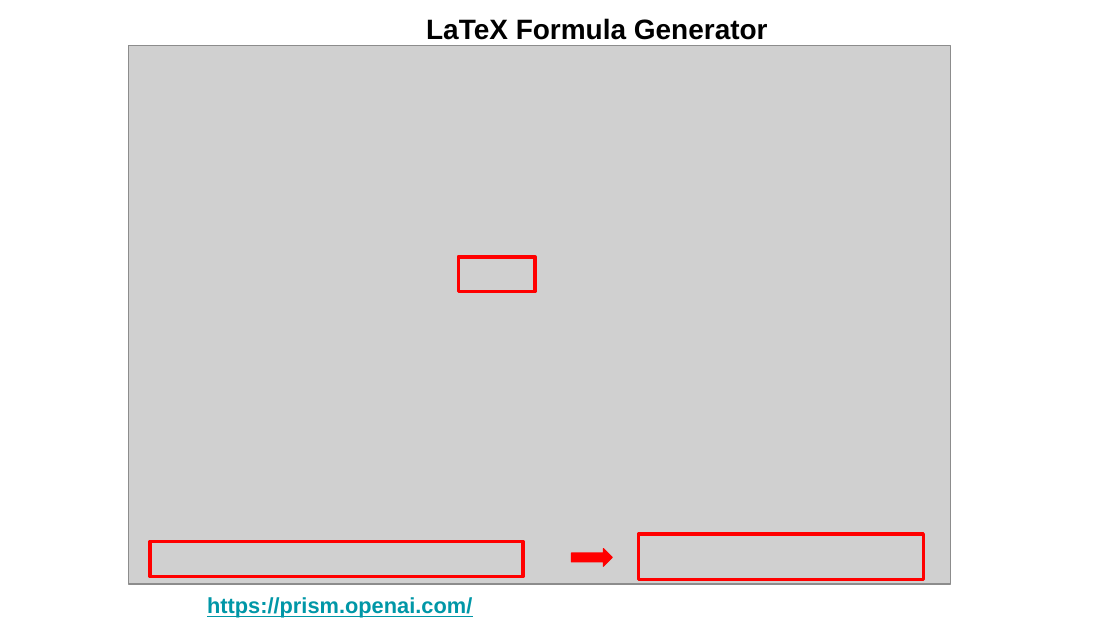
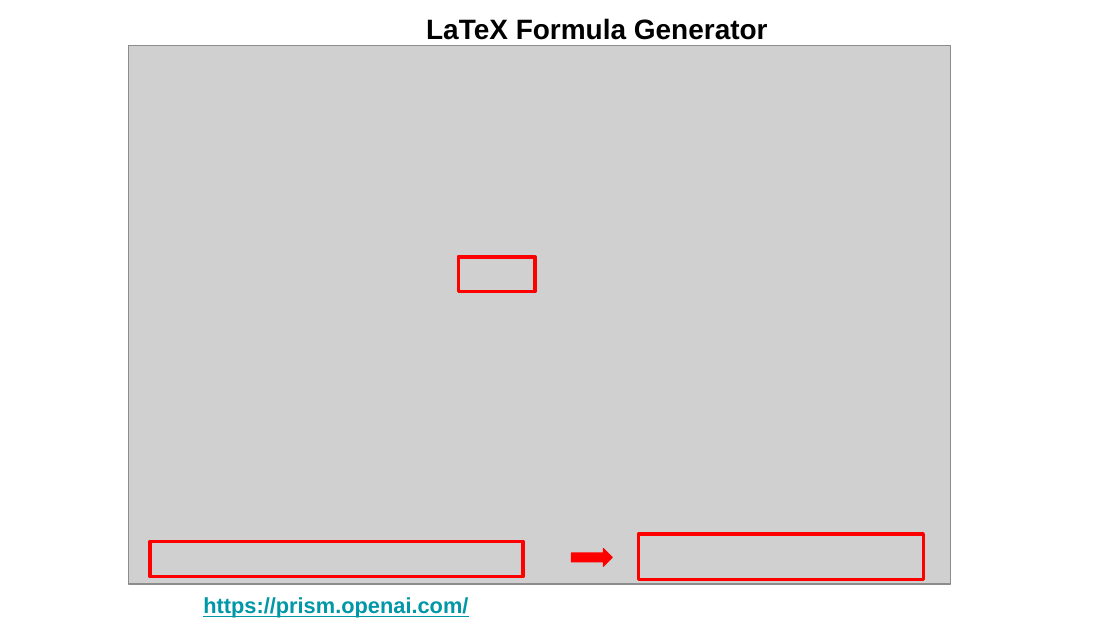
Before and after one commit to ducspe/learning-and-accessibility-tools, a slide deck: slide 2 of ExtraMaterial/LearningAndAccessibilityTools_Presentation.pptx. Drawn at 1120x630 pixels with LibreOffice and Linux fonts; fonts in the diff are those of the drawing; grey boxes stand for pictures. Boxes give left, top, right and bottom in pixels: in the first picture for what was removed or moved away, otherwise in the second. Text is boxed around its words. In the diff, an @@ line names an element or a change of style, - is before the commit and + after.

```diff
--- a/ExtraMaterial/LearningAndAccessibilityTools_Presentation.pptx
+++ b/ExtraMaterial/LearningAndAccessibilityTools_Presentation.pptx
@@ text "https://prism.openai.com/": place and size @@
-text "https://prism.openai.com/" at (207,597,472,618)
+text "https://prism.openai.com/" at (203,597,468,618)
```
Also in this commit, not shown: 2 other slides changed, 3 other files.
